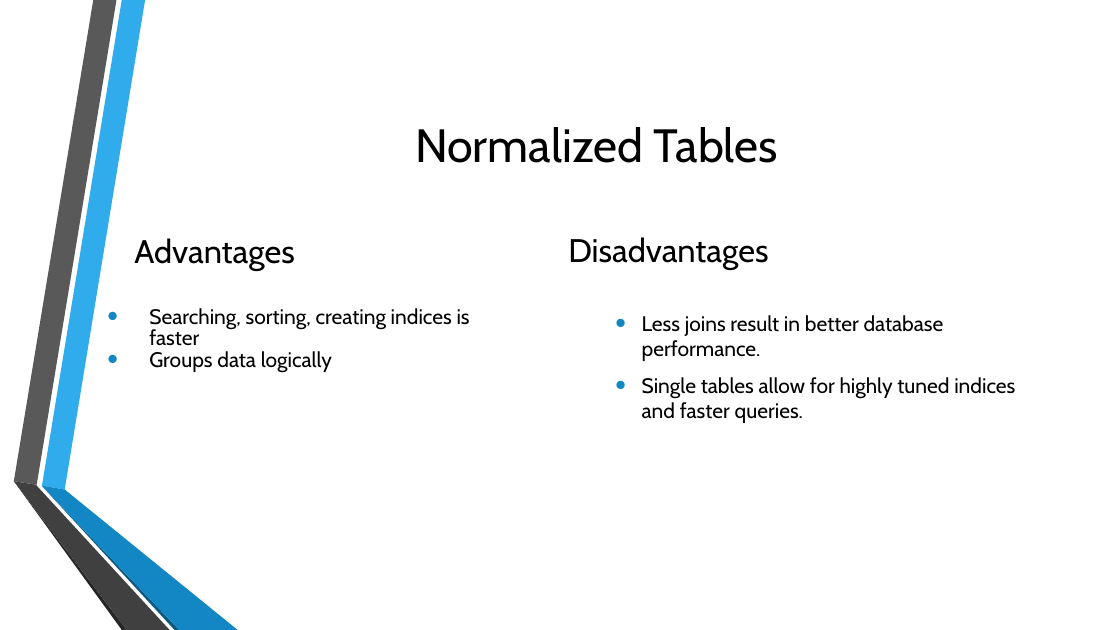
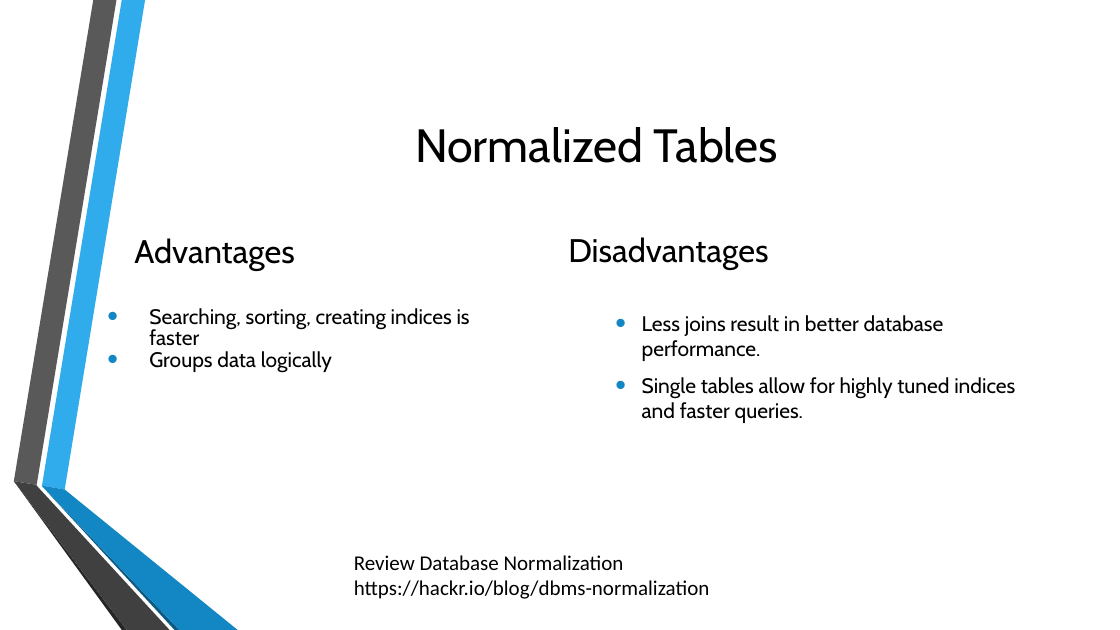
Before and after one commit to MGIS-UMN/GIS5577_week4, a slide deck: slide 2 of Advanced_DB_queries.odp. Drawn at 1120x630 pixels with LibreOffice and Linux fonts; fonts in the diff are those of the drawing; background and template pictures are left out. Boxes give left, top, right and bottom in pixels: in the first picture for what was removed or moved away, otherwise in the second. Text is boxed around its words. In the diff, an @@ line names an element or a change of style, - is before the commit and + after.

```diff
--- a/Advanced_DB_queries.odp
+++ b/Advanced_DB_queries.odp
@@ free added at box(345, 545, 718, 604), 18 pt, text #000000 @@
+Review Database Normalization
+https://hackr.io/blog/dbms-normalization
```
Also in this commit, not shown: 6 other slides changed, 3 slides added.
